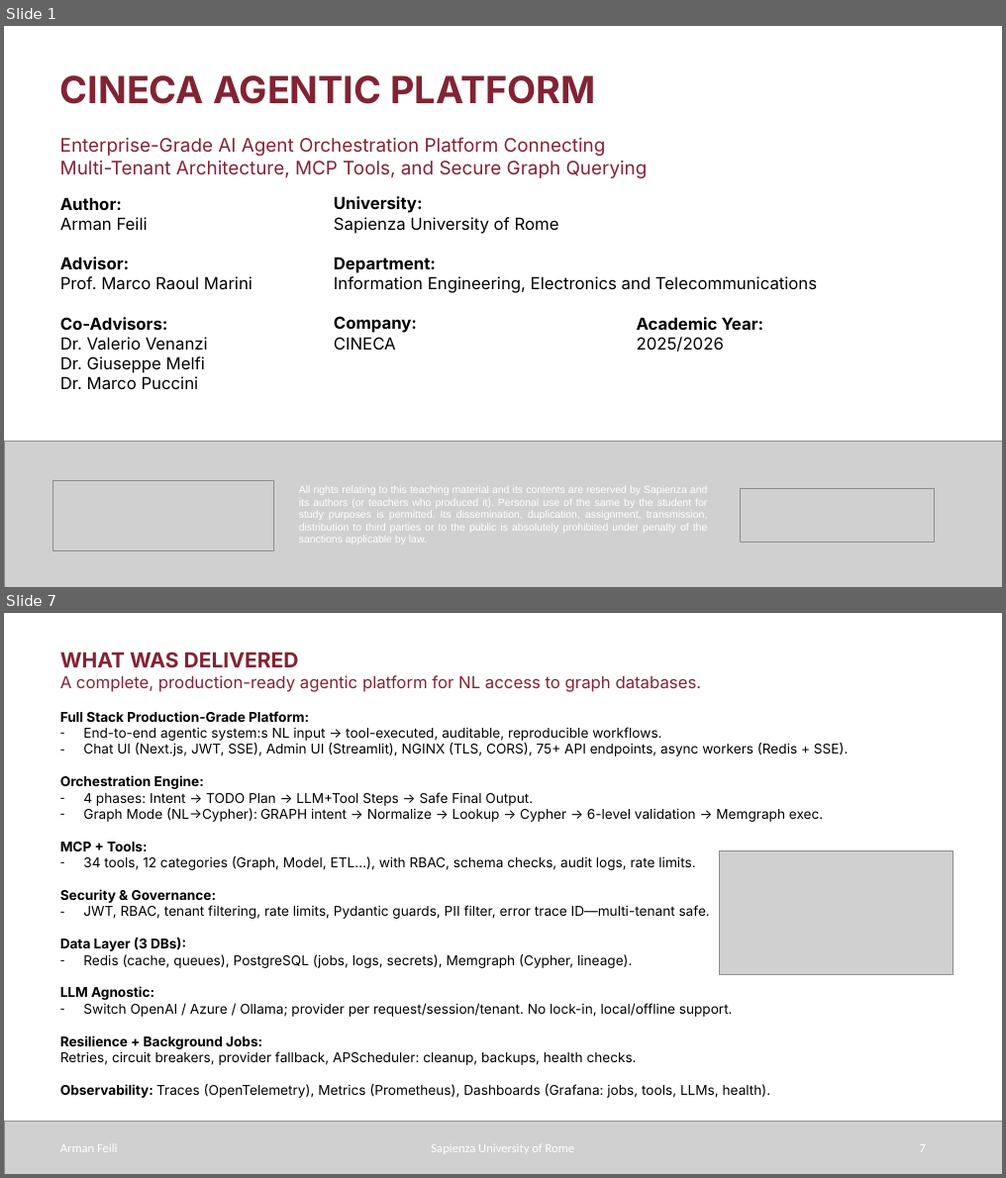
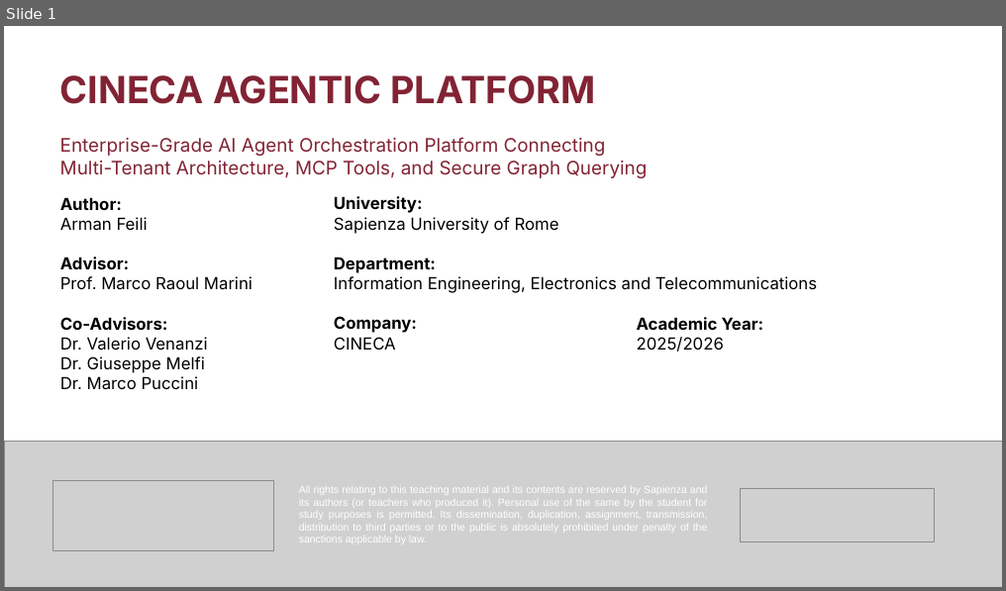
Before and after one commit to armanfeili/sapienza-msc-thesis-cineca-agentic-platform, a slide deck: thesis/sapthesis/Presentation/Presentation.pptx. Shown one above the other, each under a label of ours: slides 1 and 7 before the commit, slide 1 after it; the slides between them are not shown. The pictures are 1006x1178 and 1006x591 pixels, drawn with LibreOffice and Linux fonts; fonts in the diff are those of the drawing; grey boxes stand for pictures. Boxes give left, top, right and bottom in pixels: in the first picture for what was removed or moved away, otherwise in the second. Text is boxed around its words. In the diff, an @@ line names an element or a change of style, - is before the commit and + after.

```diff
--- a/thesis/sapthesis/Presentation/Presentation.pptx
+++ b/thesis/sapthesis/Presentation/Presentation.pptx
@@ slide 7 removed at [4, 613, 1002, 1174], background #FFFFFF @@
@@ text removed at [60, 652, 848, 1098] @@
-WHAT WAS DELIVERED
-A complete, production-ready agentic platform for NL access to graph databases.
-Full Stack Production-Grade Platform:
-– End-to-end agentic system:s NL input → tool-executed, auditable, reproducible workflows.
-– Chat UI (Next.js, JWT, SSE), Admin UI (Streamlit), NGINX (TLS, CORS), 75+ API endpoints, async workers (Redis + SSE).
-Orchestration Engine:
-– 4 phases: Intent → TODO Plan → LLM+Tool Steps → Safe Final Output.
-– Graph Mode (NL→Cypher): GRAPH intent → Normalize → Lookup → Cypher → 6-level validation → Memgraph exec.
-MCP + Tools:
-– 34 tools, 12 categories (Graph, Model, ETL…), with RBAC, schema checks, audit logs, rate limits.
-Security & Governance:
-– JWT, RBAC, tenant filtering, rate limits, Pydantic guards, PII filter, error trace ID—multi-tenant safe.
-Data Layer (3 DBs):
-– Redis (cache, queues), PostgreSQL (jobs, logs, secrets), Memgraph (Cypher, lineage).
-LLM Agnostic:
-– Switch OpenAI / Azure / Ollama; provider per request/session/tenant. No lock-in, local/offline support.
-Resilience + Background Jobs:
-Retries, circuit breakers, provider fallback, APScheduler: cleanup, backups, health checks.
-Observability: Traces (OpenTelemetry), Metrics (Prometheus), Dashboards (Grafana: jobs, tools, LLMs, health).
@@ picture removed at [720, 851, 953, 974] @@
@@ picture removed at [4, 1122, 1002, 1174] @@
@@ text removed at [60, 1145, 117, 1153] @@
-Arman Feili
@@ text removed at [431, 1145, 575, 1155] @@
-Sapienza University of Rome
@@ page number removed at [920, 1145, 926, 1151] @@
-7
```
Also in this commit, not shown: 13 slides changed, 11 slides added, 29 other slides removed, 16 other files.
